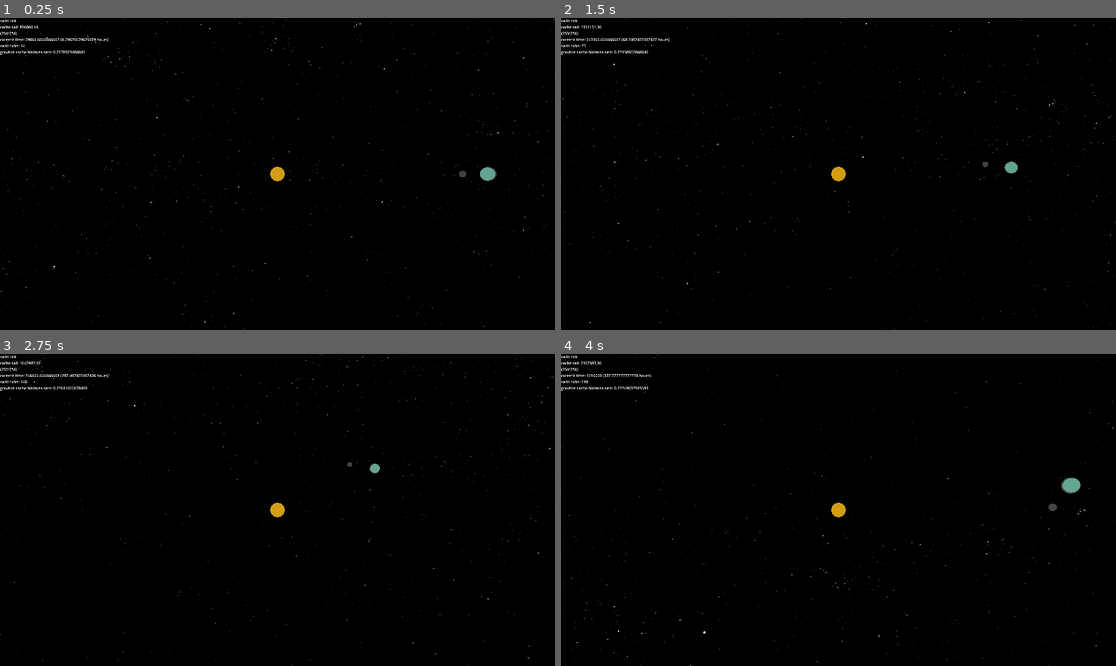
Above: before the commit, frames 1-4 (two rows, left to right).
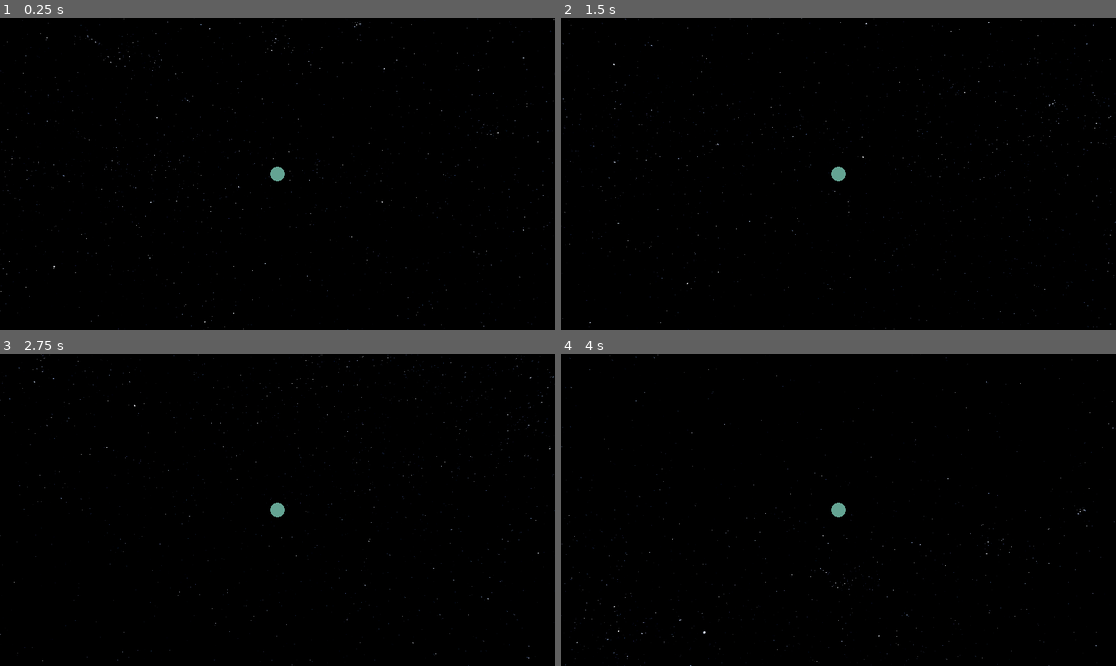
Above: after the commit, the same moments.

Repository: pinkavat/plaNetarium
Game: Godot game, scene res://world.tscn
The game is run twice, just before and just after one commit, with the same random seed, the same clock (stepped at 60 frames per second) and the same inputs. The engine's default icon, where the game draws it, is replaced by a stand-in: a white triangle on a blue panel in a dark square.
Inputs (mouse positions are in pixels of both pictures, inside the frame that each line leads up to):
- Up to frame 1 (0.25 s): no input
- Up to frame 2 (1.5 s): tap Enter (ui_accept) at 0.5, 0.77 s; move the mouse to (960, 158) at 0.52 s; hold Right (ui_right) 0.53-1.25 s; click (960, 158) at 0.67 s; drag from (727, 189) to (810, 236) at 1.27 s
- Up to frame 3 (2.75 s): move the mouse to (333, 441) at 2.02 s; hold Right (ui_right) from 2.03 s (still down)
- Up to frame 4 (4 s): release Right (ui_right) at 2.75 s; drag from (810, 572) to (672, 463) at 2.77 s; move the mouse to (1005, 556) at 3.52 s; hold Left (ui_left) from 3.53 s (still down); tap Enter (ui_accept) at 3.77 s

The runs differ from the first frame. In frame 1, 0.5% of the frame differs, in the area x 0-90%, y 0-53%; in frame 2, 0.5%; in frame 3, 0.4%; in frame 4, 0.5%, in the area x 0-94%, y 0-53%.
Error after the commit: Parse Error: Identifier "OrbitPolyline" not declared in the current scope. (res://test_driver.gd:131)

Commit message:
prototyped orbit-showing line

Diff:
--- a/CameraGimbal.gd
+++ b/CameraGimbal.gd
@@ -17,7 +17,8 @@
 var move_time := 0.5
 
 # TODO: dynamic (or a least parametrized as exposed!)
-var min_zoom := 1.5
+# Also TODO: weird camera nearplane to compensate for ridiculous factors
+var min_zoom := 0.01
 var max_zoom := 100.0
 
 
--- a/PlaNetarium/gravitee.gd
+++ b/PlaNetarium/gravitee.gd
@@ -4,12 +4,17 @@
 ## Body subject to the influence of gravity sources (a satellite).
 ##
 ## TODO: document
+## TODO: ISOLATE STATE. It's got too many parts referenced by index alone.
+## perhaps we'd do better with a specific OBJECT, and SAVE ON DOUBLEVEC OVERHEAD
+## by FOLDING ALL THE FLOATS TOGETHER, then CONVERTING OUT ON REQUEST.
+## Something to consider later perhaps?
+
 
 
 ## In order to allow caching of Gravitor state, Gravitees compute their states at
 ## integer time quanta, to increase the chance that two Gravitees will share times.
 ## This value specifies the amount of simulation time per time quantum
-var time_quantum : float = 0.01	# TODO TODO: spec and setting (in init or not?)
+static var time_quantum : float = 0.01	# TODO TODO: spec and setting (in init or not?)
 
 
 ## The long cache; stores [time quantum, pos doublevec, vel doublevec] "tuples".
@@ -141,7 +146,7 @@
 
 		var next_state = _smart_propagate(tail_state, 9223372036854775800) # TODO Maxint
 
-		if long_cache_tail <= 0 or (not long_cache.get_at(long_cache_tail)[1].equals_approx(long_cache.get_at(long_cache_tail - 1)[1], 100_000_000.0)):
+		if long_cache_tail <= 0 or (not long_cache.get_at(long_cache_tail)[1].equals_approx(long_cache.get_at(long_cache_tail - 1)[1], 1_000_000_000.0)):
 			# Not enough items OR coarseness criterion satisfied: add the state to the cache.
 			long_cache_tail += 1
 		# Otherwise coarseness criterion failed, and no need to add: replace the tail.
--- a/PlaNetarium/ring_buffer.gd
+++ b/PlaNetarium/ring_buffer.gd
@@ -4,6 +4,20 @@
 ## Basic ring buffer supporting indexed access, resizing, and shifting.
 ##
 ## TODO: implement resize op
+
+
+# TODO: efficiency concerns? Responsibility/modularity concerns?
+# PlaNetarium: in order to keep the orbit-viewing lines as efficient as possible,
+# they are abstract buffers mirroring the contents of the ring buffers.
+# They update when the buffer does by listening to the following signals:
+
+## Emitted on left-shift; one signal emitted for every buffer position that was
+## within the ring but now isn't.
+signal invalidate(index)
+
+## Emitted on set_at; params are the buffer position of the set and the value
+## set there.
+signal added_item(index, item)
 
 
 # The actual underlying element array.
@@ -37,17 +51,22 @@
 func set_at(index : int, value : Variant) -> bool:
 	if index < 0 or index >= len(_backing):
 		return false
+	var set_index = (_head + index) % len(_backing)
 	_backing[(_head + index) % len(_backing)] = value
+	added_item.emit(set_index, value)
 	return true
 
 
 ## Shift buffer left: appears to shift all elements in the buffer left by n.
 ## (the point of a ring buffer, of course, is that no elements are actually moved)
 func shift_left(n : int) -> void:
+	for i in n:
+		invalidate.emit((_head + i) % len(_backing))
 	_head = (_head + n) % len(_backing)
 
 
 ## Shift buffer right: appears to shift all elements in the buffer right by n.
+## Why did I bother writing this? PlaNetarium doesn't need it.
 func shift_right(n : int) -> void:
 	_head = (_head - (n % len(_backing)) + len(_backing)) % len(_backing)
 
@@ -55,6 +74,7 @@
 ## Changes the length of the ring buffer. If increased, new values are uninitialized.
 func resize(new_length : int) -> void:
 	assert(false, "Unimplemented function") # TODO: implement
+	#TODO: watched buffer covers
 	if new_length < len(_backing):
 		# Decrease
 		pass # TODO nontrivial cutting and copying
--- a/test_driver.gd
+++ b/test_driver.gd
@@ -110,6 +110,13 @@
 func _ready():
 	sol = Gravitor.make_root_gravitor("sol", 1.327e20)
 	earth = sol.add_child_from_apsides("earth", 3.986e14, 147.1e9, 152.1e9)
+	$TestTarget2.scale *= space_scale * 6_371_000.0 * 2.0
+	$TestTarget3.scale = $TestTarget2.scale
+
+	$CameraGimbal/Camera3D.position.z = $CameraGimbal.min_zoom * 10.0
+	$CameraGimbal._start_move_towards($TestTarget2)
+	$CameraGimbal.move_amount = 0.0
+
 	#moon = earth.add_child_from_apsides("moon", 4.905e12, 363e6, 405e6)
 
 	var lunar_orbit := UniversalKepler.initial_conditions_from_apsides(3.986e14, 363e6, 405e6)
@@ -120,3 +127,7 @@
 	sponch = Gravitee.new(lunar_global[0], lunar_global[1], 0.0, cached_gravitor_query)
 	#sponch = Gravitee.new(earth.pos_0.add(DoubleVector3.new(6628000, 0, 0)), earth.vel_0.add(DoubleVector3.new(0, 7750, 0)), 0.0, sol.all_states_at_time)
 	#print(sol.all_states_at_time(0.0))
+
+	var orbit_line = OrbitPolyline.new(sponch.long_cache.length(), space_scale)
+	sponch.long_cache.added_item.connect(orbit_line.add_point)
+	add_child(orbit_line)
--- a/world.tscn
+++ b/world.tscn
@@ -1,8 +1,10 @@
-[gd_scene load_steps=14 format=3 uid="uid://bc1oc5nnldhpf"]
+[gd_scene load_steps=16 format=3 uid="uid://bc1oc5nnldhpf"]
 
 [ext_resource type="Texture2D" uid="uid://dj3si6echdek3" path="res://Solarsystemscope_texture_8k_stars.jpg" id="1_bfi6i"]
 [ext_resource type="Script" path="res://test_driver.gd" id="1_rs74j"]
 [ext_resource type="Script" path="res://CameraGimbal.gd" id="2_qjnjl"]
+[ext_resource type="Script" path="res://3to2proj.gd" id="3_nkavd"]
+[ext_resource type="Texture2D" uid="uid://dfb7jyhuwycv5" path="res://icon.svg" id="4_awewq"]
 
 [sub_resource type="PanoramaSkyMaterial" id="PanoramaSkyMaterial_tueks"]
 panorama = ExtResource("1_bfi6i")
@@ -57,7 +59,6 @@
 shape = SubResource("SphereShape3D_bk0pi")
 
 [node name="TestTarget2" type="Area3D" parent="." groups=["camera_targetable"]]
-transform = Transform3D(0.9, 0, 0, 0, 0.9, 0, 0, 0, 0.9, 0, 0, 0)
 metadata/_edit_group_ = true
 
 [node name="MeshInstance3D" type="MeshInstance3D" parent="TestTarget2"]
@@ -77,6 +78,13 @@
 [node name="CollisionShape3D" type="CollisionShape3D" parent="TestTarget3"]
 shape = SubResource("SphereShape3D_bk0pi")
 
+[node name="3to2proj" type="Node2D" parent="TestTarget3"]
+script = ExtResource("3_nkavd")
+
+[node name="Sprite2D" type="Sprite2D" parent="TestTarget3/3to2proj"]
+visible = false
+texture = ExtResource("4_awewq")
+
 [node name="CameraGimbal" type="Node3D" parent="."]
 script = ExtResource("2_qjnjl")
 
@@ -84,6 +92,7 @@
 transform = Transform3D(1, 0, 0, 0, 1, 0, 0, 0, 1, 0, 0, 23.3421)
 current = true
 fov = 50.0
+near = 0.001
 
 [node name="Label" type="Label" parent="."]
 offset_right = 40.0
@@ -91,5 +100,6 @@
 
 [node name="SponchPrediction" type="MeshInstance3D" parent="."]
 transform = Transform3D(0.5, 0, 0, 0, 0.5, 0, 0, 0, 0.5, 0, 0, 0)
+visible = false
 mesh = SubResource("SphereMesh_g50c7")
 surface_material_override/0 = SubResource("StandardMaterial3D_wvxy7")
